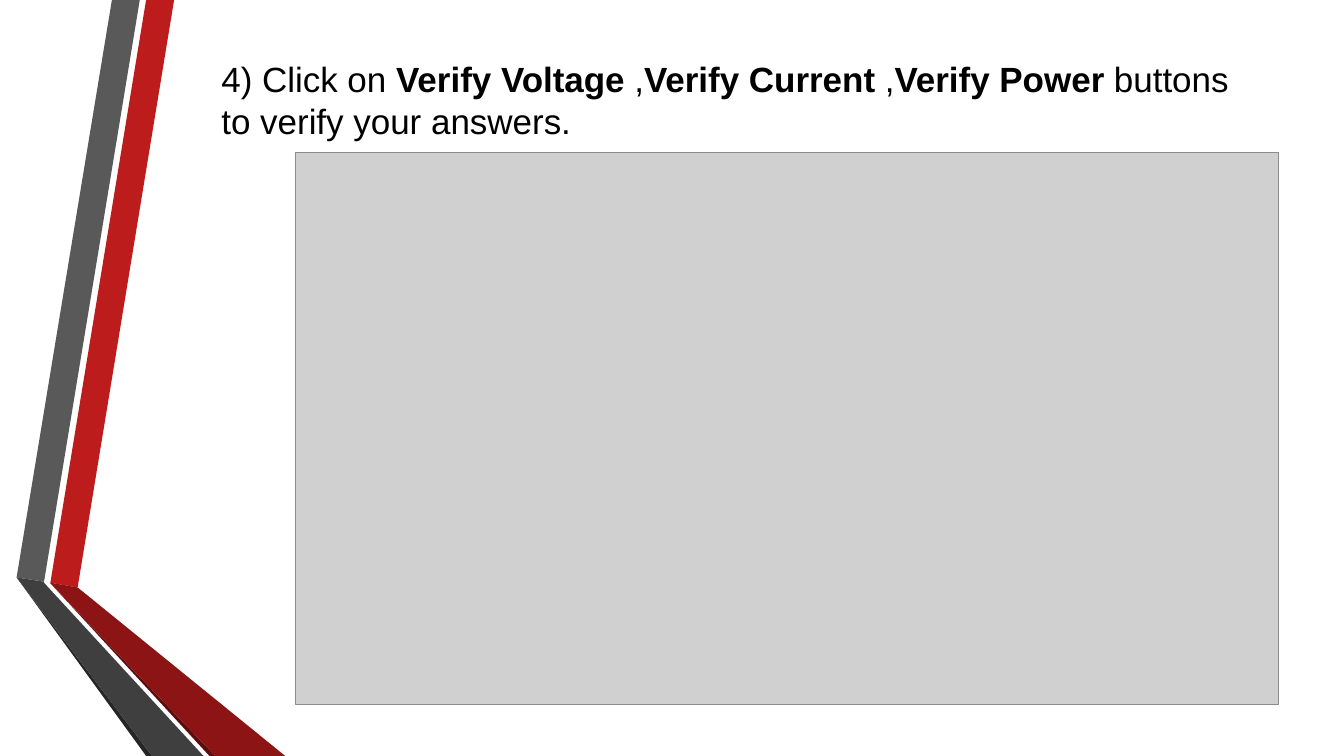
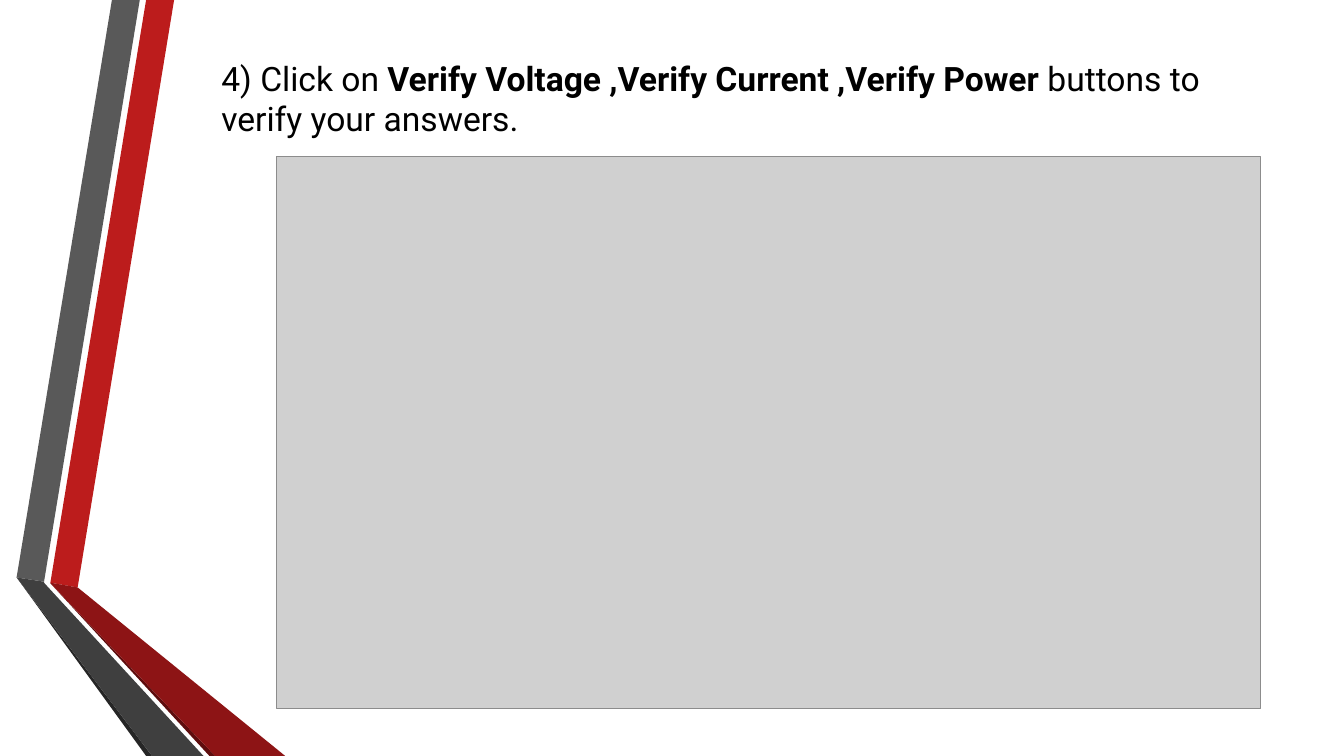
Before and after one commit to RahulAgrwal/Electrical-Virtual-lab, a slide deck: slide 6 of exp1/theoryimage/Procedure.pptx. Drawn at 1344x756 pixels with LibreOffice and Linux fonts; fonts in the diff are those of the drawing; grey boxes stand for pictures; background and template pictures are left out. Boxes give left, top, right and bottom in pixels: in the first picture for what was removed or moved away, otherwise in the second. Text is boxed around its words. In the diff, an @@ line names an element or a change of style, - is before the commit and + after.

```diff
--- a/exp1/theoryimage/Procedure.pptx
+++ b/exp1/theoryimage/Procedure.pptx
@@ text "4) Click on Verify Voltage ..." at (x1=221, y1=64, x2=1200, y2=138): size 25 to 24 pt, font Arial to Roboto; bold on in ",Verify ,Verify" @@
@@ picture moved from (x1=295, y1=152, x2=1279, y2=705) to (x1=277, y1=156, x2=1261, y2=709) @@
```
Also in this commit, not shown: 5 other slides changed, 14 other files.
